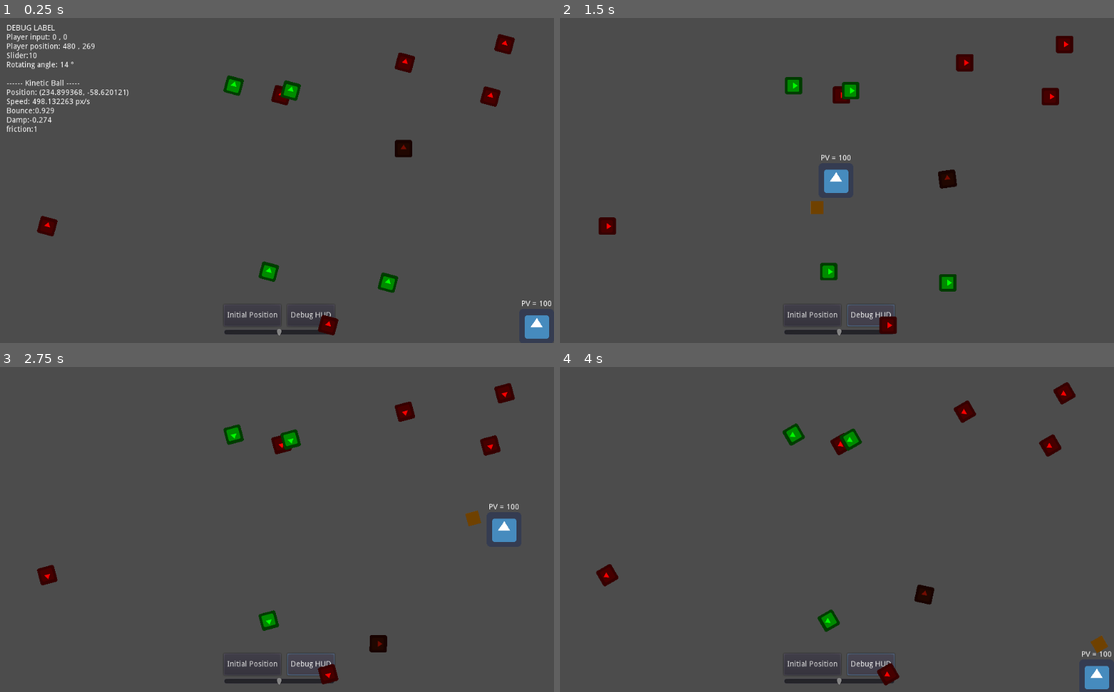
Above: before the commit, frames 1-4 (two rows, left to right).
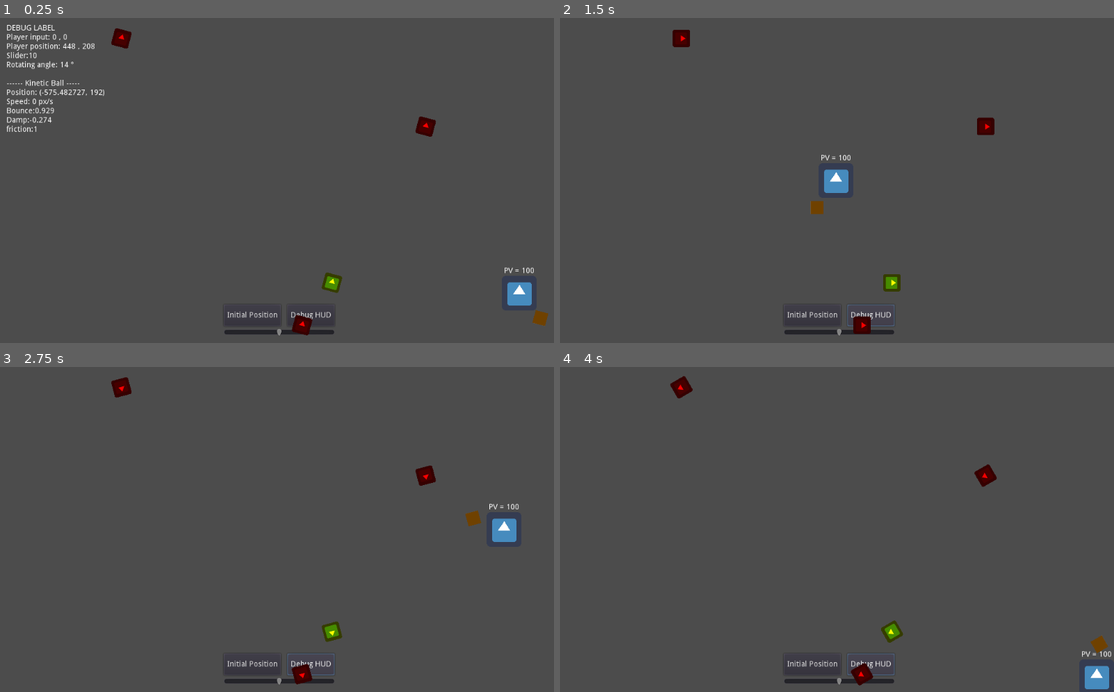
Above: after the commit, the same moments.

Repository: Florian-DELRIEU/Godot-Test
Game: Godot game, scene res://Scenes/MainNode.tscn
Same seed, same stepped clock (60 frames per second), same inputs: the game is played once before the commit and once after it. The engine's default icon, where the game draws it, is replaced by a stand-in: a white triangle on a blue panel in a dark square.
Inputs:
- Up to frame 1 (0.25 s): no input
- Up to frame 2 (1.5 s): click "Initial Position" at 0.5 s; click "Debug HUD" at 1.25 s
- Up to frame 3 (2.75 s): hold Right (ui_right) from 2.03 s (still down)
- Up to frame 4 (4 s): release Right (ui_right) at 2.78 s; hold Down (ui_down) 2.78-3.53 s; hold Right (ui_right) from 3.53 s (still down)

The runs differ from the first frame. In frame 1, 3.5% of the frame differs, in the area x 5-100%, y 3-99%; in frame 2, 2.5%; in frame 3, 2.3%; in frame 4, 2.3%.

Commit message:
add BOMBE and minor maj

Diff:
--- a/Scenes/MainNode.tscn
+++ b/Scenes/MainNode.tscn
@@ -10,7 +10,7 @@
 script = ExtResource( 2 )
 
 [node name="Player" parent="." instance=ExtResource( 4 )]
-position = Vector2( 480, 269 )
+position = Vector2( 448, 208 )
 
 [node name="Player_label" type="Label" parent="Player"]
 margin_left = -32.0
@@ -34,7 +34,8 @@
 script = ExtResource( 3 )
 
 [node name="Kineticball" parent="." instance=ExtResource( 5 )]
-position = Vector2( 128, -80 )
+position = Vector2( -560, 192 )
+linear_velocity = Vector2( 0, 0 )
 Bounce_Coeff = 0.929
 Linear_Coeff = -0.274
 
--- a/Scripts/MainNode.gd
+++ b/Scripts/MainNode.gd
@@ -8,7 +8,8 @@
 onready var item = preload("res://Scenes/item.tscn")
 
 func _ready():
-	for x in 15: SpawnItem()
+	randomize()
+	for x in 5: SpawnItem()
 
 func _process(delta):
 	player_input_x = $Player.dirX
@@ -16,12 +17,15 @@
 	debug_print()
 
 func recup_loot(valeur):
-	print("J'ai récupérer l'item " + str(valeur))
+	#print("J'ai récupérer l'item " + str(valeur))
+	if valeur == "BOMBE": print("BOUUUM !!")
+	elif valeur == "COEUR": print("KAWAIIII !!")
+	elif valeur == "PIECE": print("BLING BLING !!")
 
 func SpawnItem():
-	var x_pose = rand_range(-600,600)
+	var x_pose = rand_range(-300,300)
 	var y_pose = rand_range(-400,400)
-	var type = randi() % 2
+	var type = randi() % 3
 	print(type)
 	var i = item.instance() # cree instance de item
 	i.Start(Vector2(x_pose,y_pose),type)
--- a/Scripts/item.gd
+++ b/Scripts/item.gd
@@ -2,7 +2,7 @@
 
 signal loot(valeur) # add new signal
 
-enum type_item {COINS, COEUR}
+enum type_item {PIECE, COEUR, BOMBE}
 export (type_item) var item_type
 var txt
 
@@ -12,18 +12,21 @@
 func Start(position,item_type):
 	self.position = position
 	self.connect("loot",get_parent(),"recup_loot") # connect le signal
-	match item_type:
-		type_item.COINS:
-			$Sprite.modulate = Color(0,1,0)
-			txt = "Coins"
+	match item_type:	# Parametre des Items
+		type_item.PIECE:
+			$Sprite.modulate = Color( 1, 1, 0, 1 )
+			txt = "Piece"
 		type_item.COEUR:
-			$Sprite.modulate = Color(1,0,0)
+			$Sprite.modulate = Color( 1, 0, 0, 1 )
 			txt = "Coeur"
+		type_item.BOMBE:
+			$Sprite.modulate = Color( 0, 0, 0, 0 )
+			txt = "Bombe"
 
 func Coins_touched(body):  # func connected
 	self.emit_signal("loot",item_type) # valeur = item_type
-	if type_item.COINS:
-		print("add "+txt)
-	if type_item.COEUR:
-		print("add "+txt)
+	print("add "+txt)
+	if type_item.PIECE: pass
+	if type_item.COEUR: pass
+	if type_item.BOMBE: pass
 	self.queue_free()  #delete node
